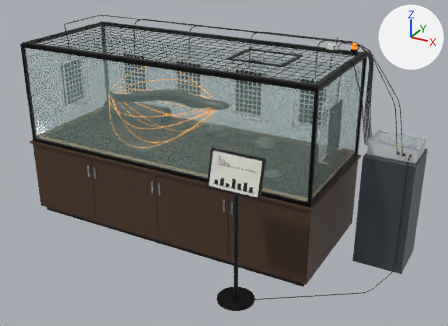
Renders of the glTF model models/eel-habitat-harvester.glb from each side of a commit.
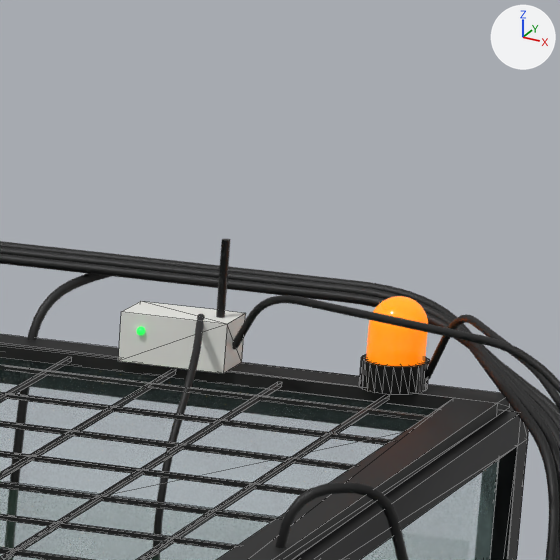
The first picture shows the older version from a camera (50 mm lens) standing at (3.05, -4.86, 3.15) and looking at (0.49, -0.21, 0.82). The close-ups show the older and then the newer version on the part from 70% to 83% of the width and 4% to 21% of the height of that picture. Only the edits that show in the close-ups are written down. The axes (+X, +Y, +Z) are drawn at upper right. The lights are the same throughout. The close-ups show mesh edges as thin lines. Where no turn or scale is listed for an object, it has been applied to the vertices.

In view in the first close-up: 'Alarm beacon base', 'Alarm beacon lens', 'Electrode leads', 'Frame trims', 'Glass panels', 'Health monitor node', 'Lid with feeding hatch', 'Load cables', 'Radio antenna', 'Water' and 1 more.
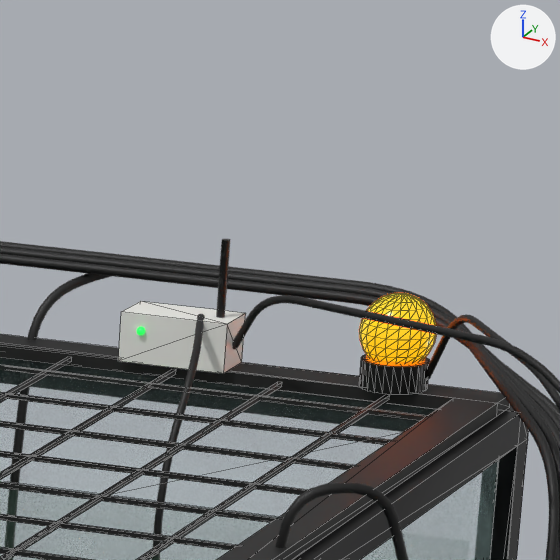
Where the change shows, as pixel boxes (x1, y1, x2, y2) in the close-ups (560 x 560 px):
'Beacon flash', added
    after: (359, 293, 436, 362)

What changed in the scene script:
```text
Add mat_beacon_flash:
    mat_beacon_flash = principled_material('beacon_flash')
    mat_beacon_flash.base_color = (1.0, 0.342, 0.0196)  # orange #ff9e26
    mat_beacon_flash.roughness = 0.2
    mat_beacon_flash.alpha = 0.75
    mat_beacon_flash.emission_color = (1.0, 0.171, 0.00155)  # orange #ff7305
    mat_beacon_flash.emission_strength = 3.0
Add me_beacon_flash:
    me_beacon_flash.from_pydata(...)  # a UV sphere (20 segments, 12 rings, poles along z) spanning x 1.366..1.434, y 0.541..0.609, z 1.828..1.896
    me_beacon_flash.materials.append(mat_beacon_flash)  # orange #ff9e26, glowing orange #ff7305
Add ob_beacon_flash:
    ob_beacon_flash = bpy.data.objects.new('Beacon flash', me_beacon_flash)
    ob_beacon_flash.location = (0.0, 0.0, 0.0)
```
